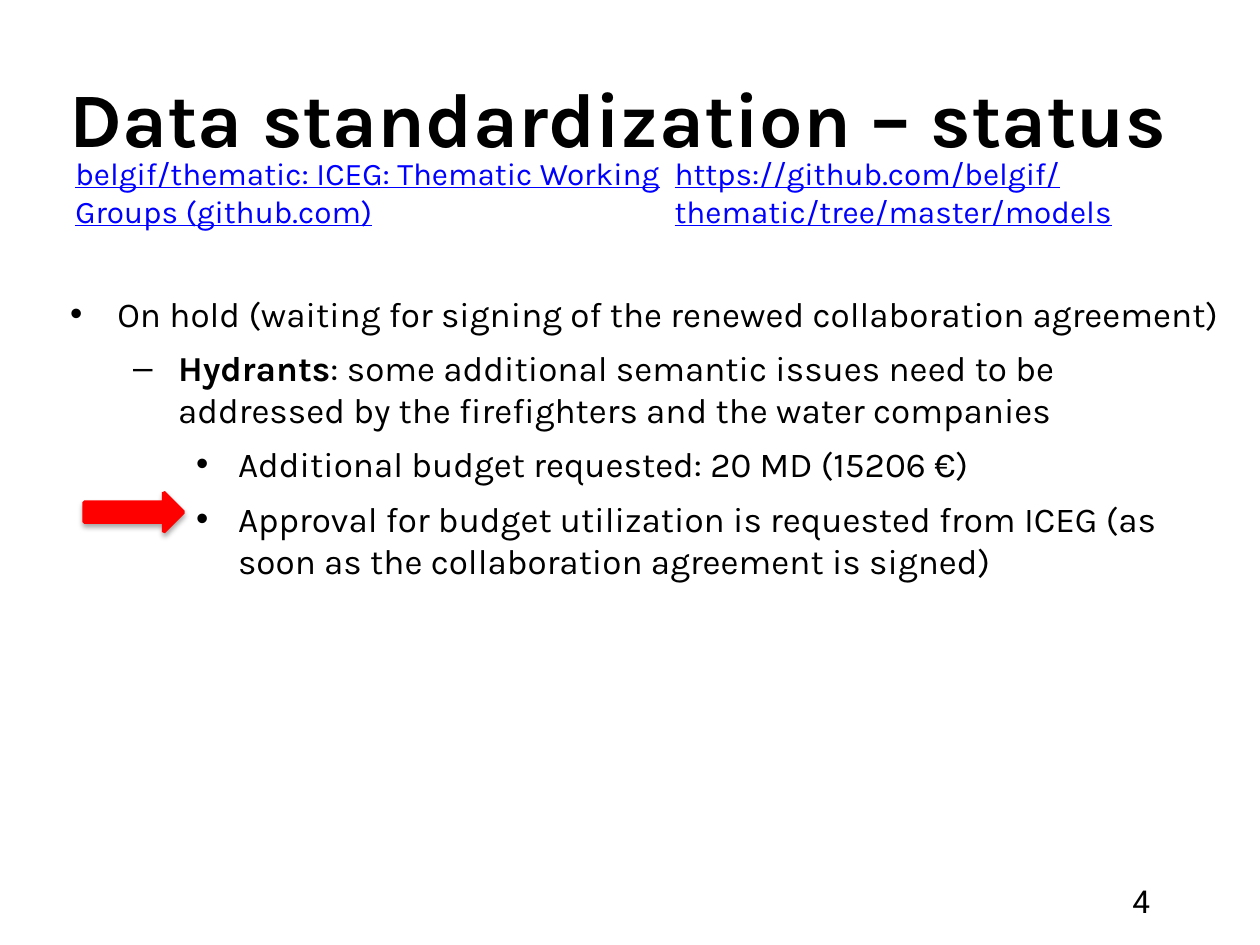
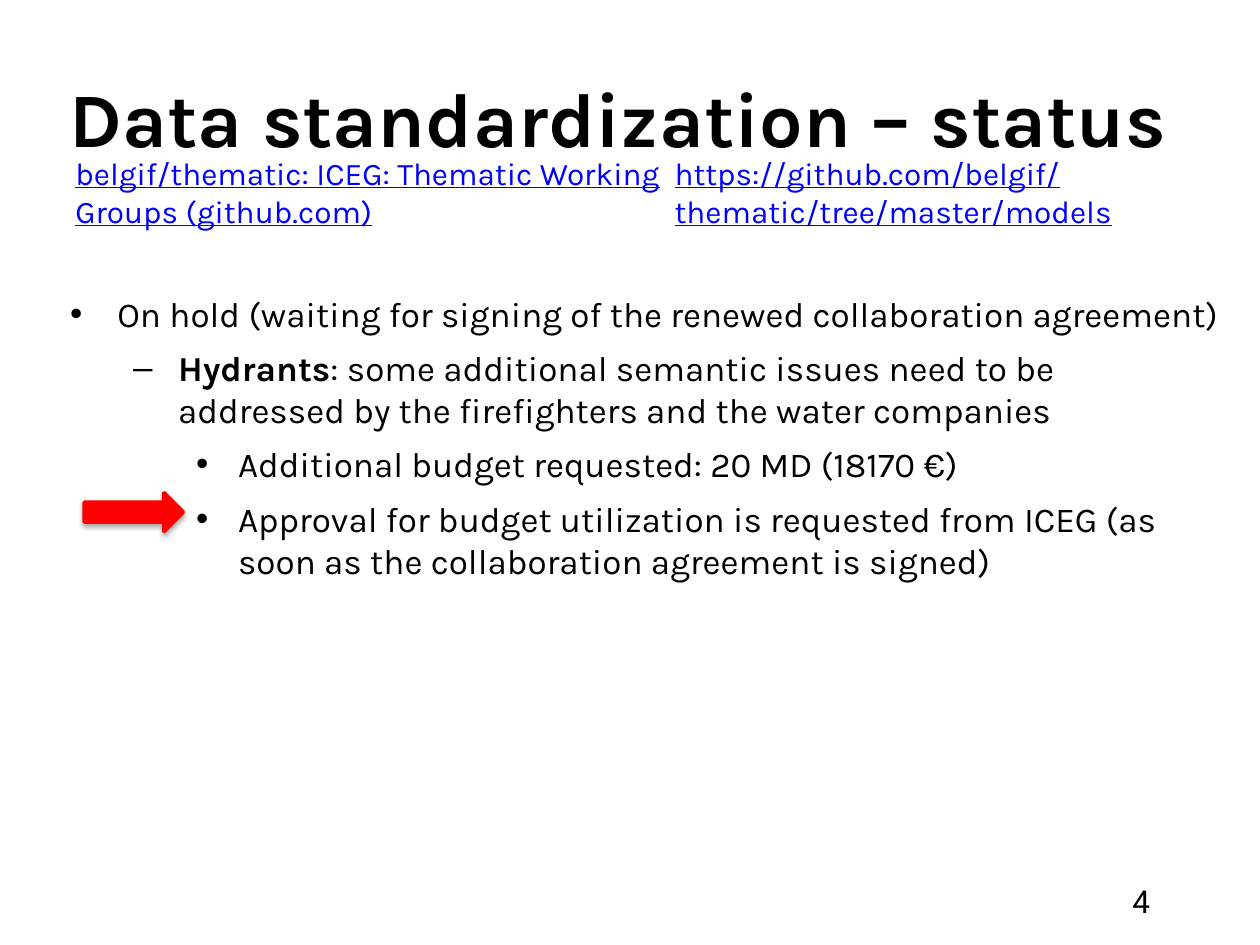
Before and after one commit to belgif/review, a slide deck: slide 4 of Meetings/2024-06-12/ICEG_standardisation_20240626.pptx. Drawn at 1260x945 pixels with LibreOffice and Linux fonts; fonts in the diff are those of the drawing. Boxes give left, top, right and bottom in pixels: in the first picture for what was removed or moved away, otherwise in the second. Text is boxed around its words. In the diff, an @@ line names an element or a change of style, - is before the commit and + after.

Commit message:
Updated add.budget for Hydrants
Cfr mail received from PwC on 2024-06-21

```diff
--- a/Meetings/2024-06-12/ICEG_standardisation_20240626.pptx
+++ b/Meetings/2024-06-12/ICEG_standardisation_20240626.pptx
@@ text at <box>238,451,915,486</box>: text changed @@
-    • Additional budget requested: 20 MD (15206 €)
+    • Additional budget requested: 20 MD (18170 €)
```
Also in this commit, not shown: 3 other slides changed.
